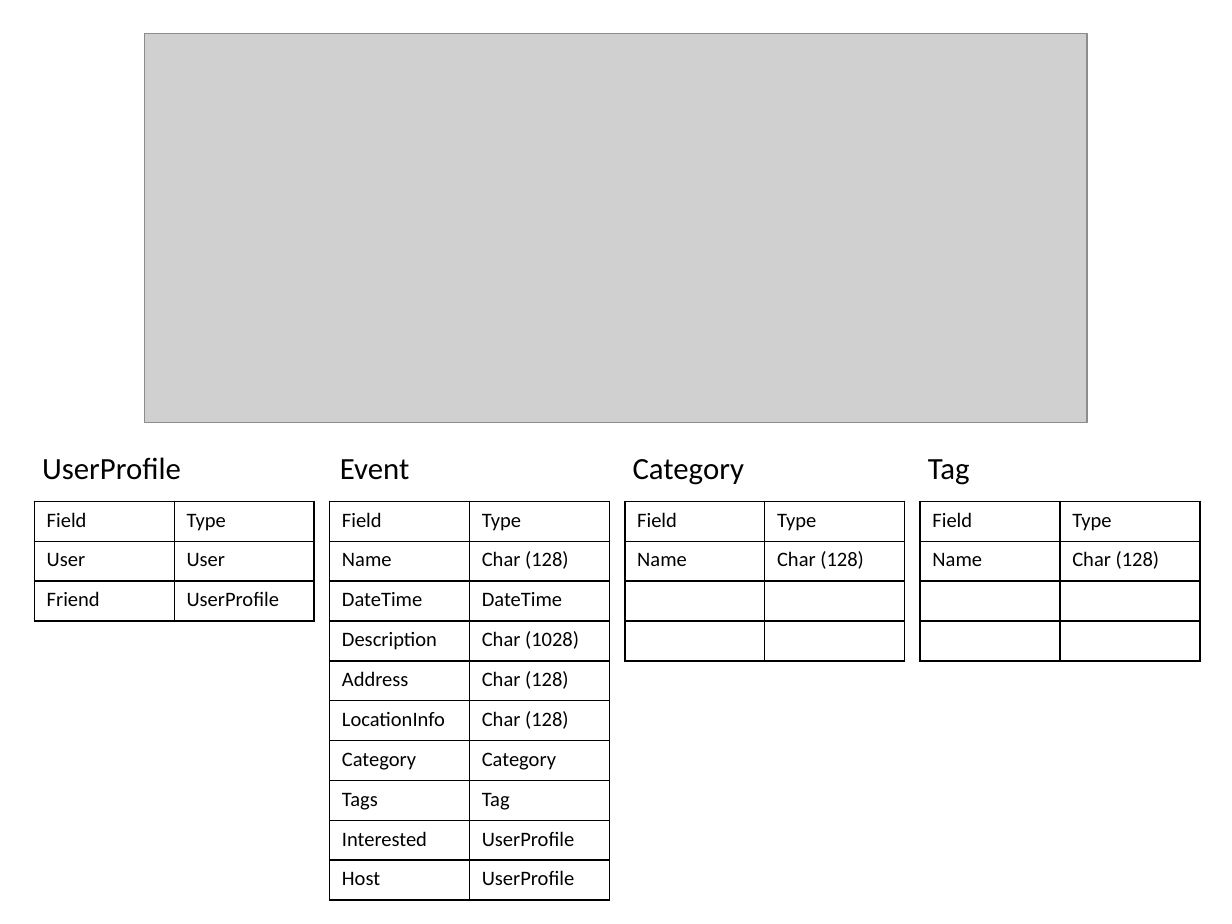
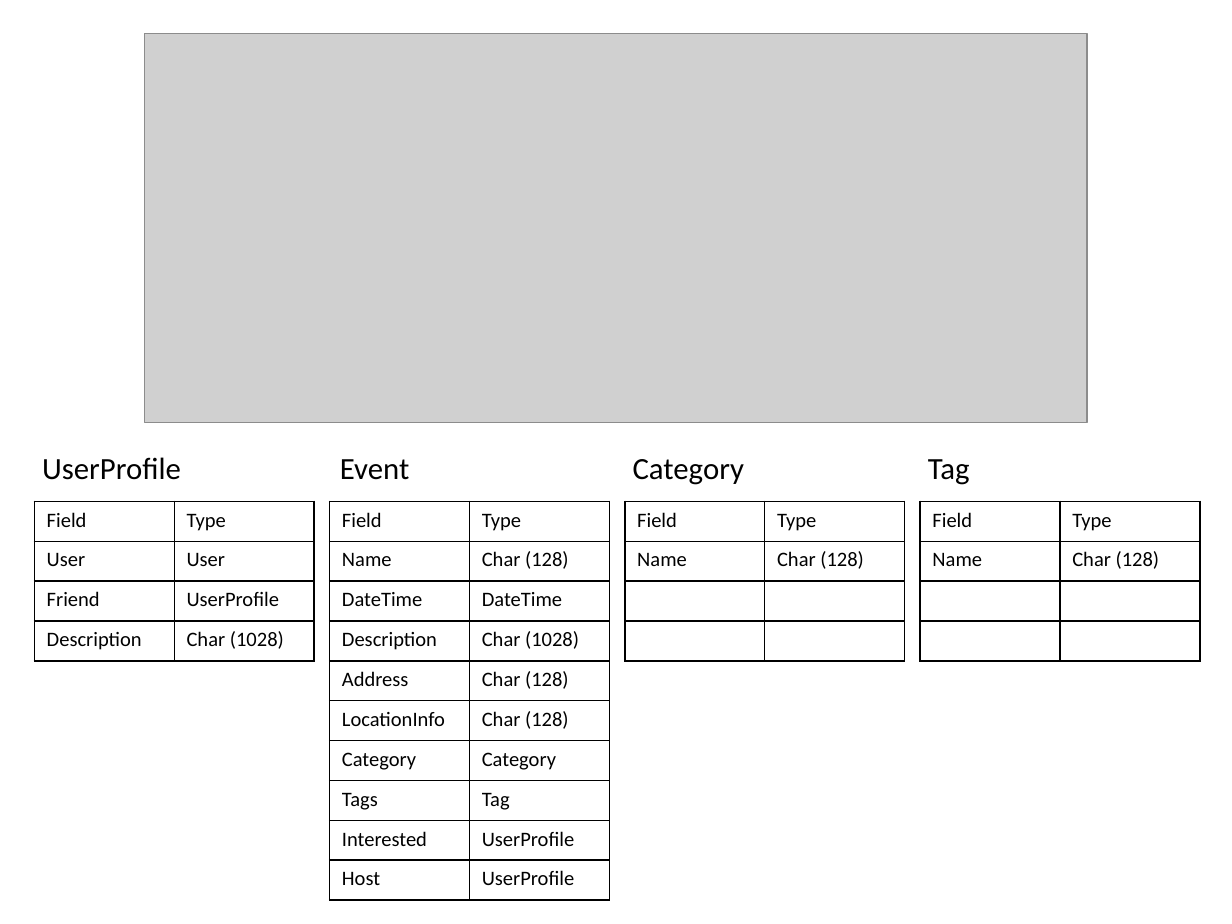
Before and after one commit to Lindronics/wad2_group_project, a slide deck: slide 2 of design_spec/design_specification.pptx. Drawn at 1232x924 pixels with LibreOffice and Linux fonts; fonts in the diff are those of the drawing; grey boxes stand for pictures. Boxes give left, top, right and bottom in pixels: in the first picture for what was removed or moved away, otherwise in the second. Text is boxed around its words. In the diff, an @@ line names an element or a change of style, - is before the commit and + after.

```diff
--- a/design_spec/design_specification.pptx
+++ b/design_spec/design_specification.pptx
@@ table at <box>34,501,315,660</box> @@
+row 4: Description | Char (1028)
```
Also in this commit, not shown: 2 slides added, 11 other files.
